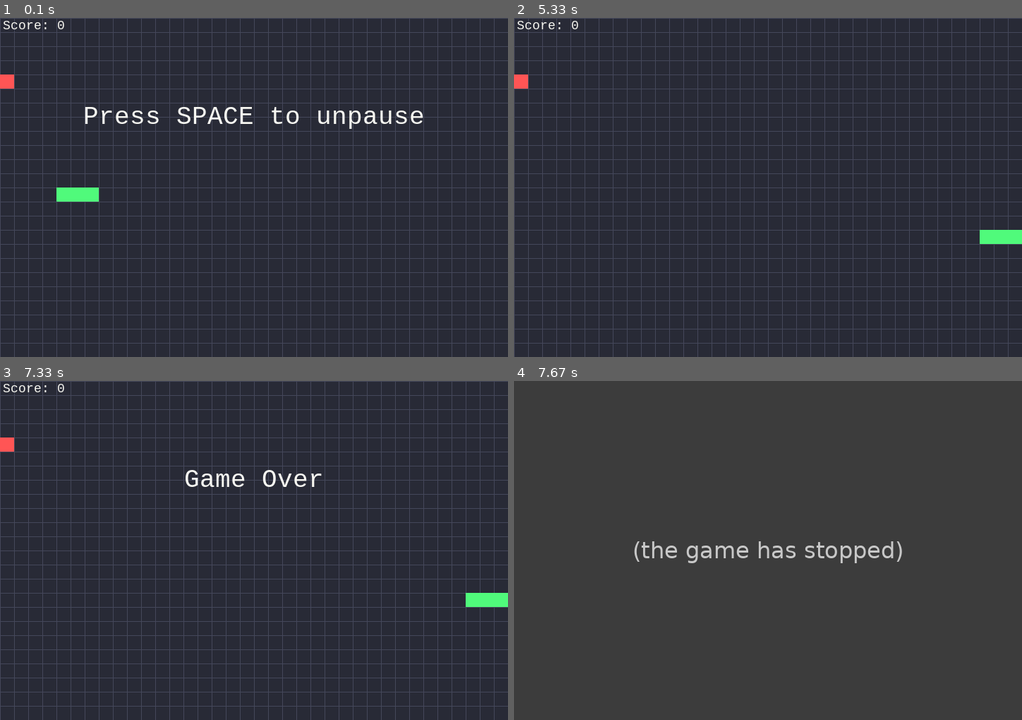
Above: before the commit, frames 1-4 (two rows, left to right).
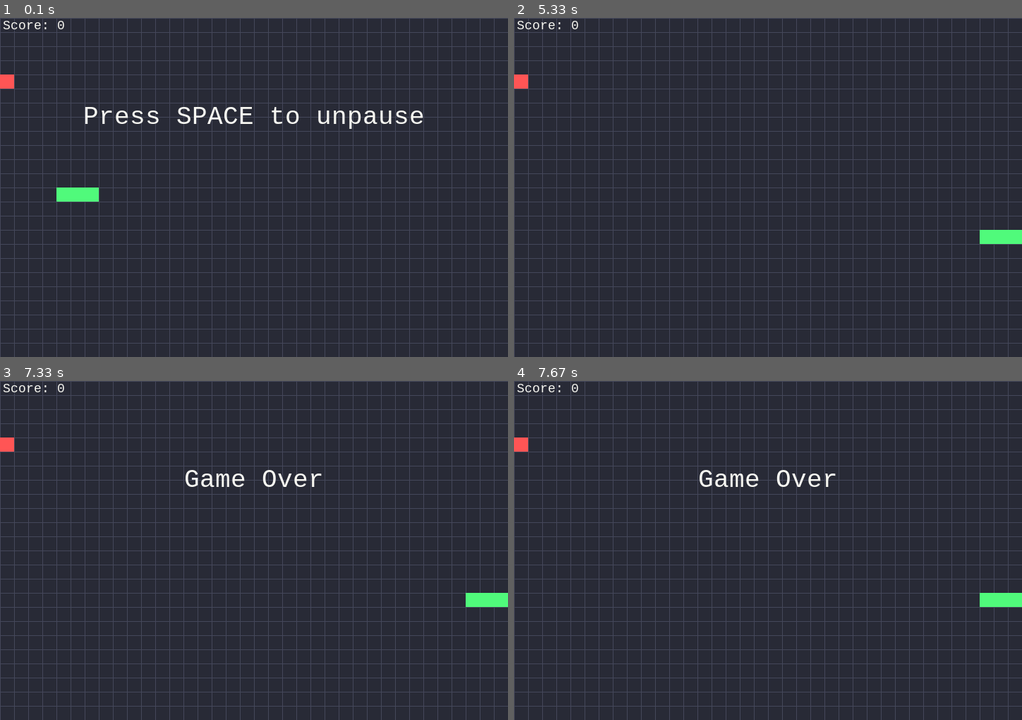
Above: after the commit, the same moments.

Repository: brenobaptista/snake-pygame
Game: pygame game, started from snake.py
Two runs of this game, one before a commit and one after it. Both use one fixed random seed, a clock stepped at 60 frames per second and the inputs below.
Inputs:
- Up to frame 1 (0.1 s): no input
- Up to frame 2 (5.33 s): tap Space at 0.33, 0.67, 2, 3.97, 4.4, 4.8, 5.1 s; hold Down 3.4-3.87 s; hold Left 3.9-4.3 s; hold Up 4.33-4.7 s; hold Right from 4.73 s (still down)
- Up to frame 3 (7.33 s): release Right at 5.37 s
- Up to frame 4 (7.67 s): no input

Frames 1-3 are identical in both runs. In frame 4, 12% of the frame differs, in the area x 0-100%, y 0-100%.
Before the commit the program exited at 7.33 s; later frames show no game.

Commit message:
Wait 3 seconds before quitting the game

Diff:
--- a/snake.py
+++ b/snake.py
@@ -183,7 +183,7 @@
 
     def __end_game(self):
         self.__render_game_over()
-        time.sleep(2)
+        time.sleep(3)
 
         pg.quit()
         sys.exit()
